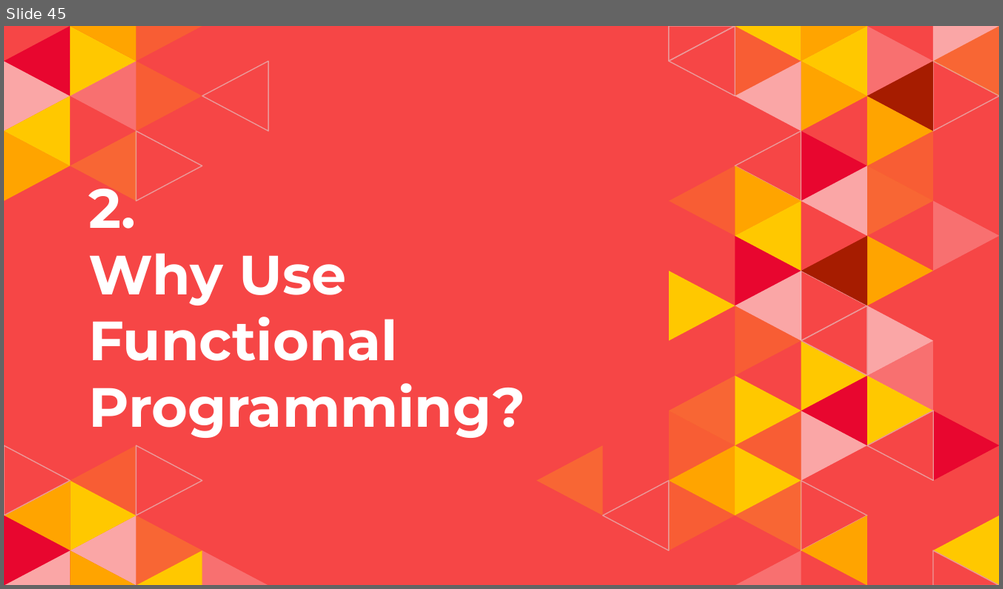
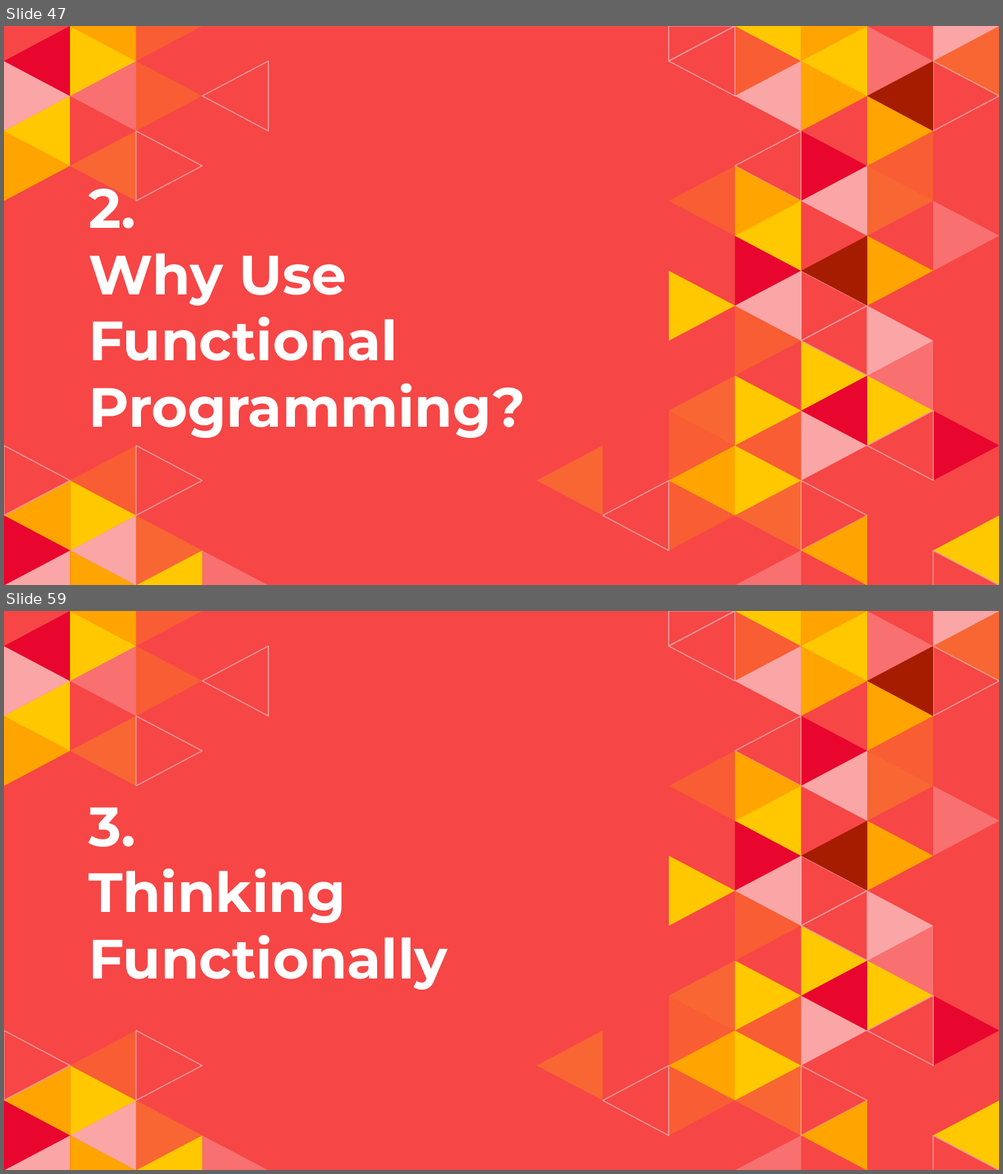
Before and after one commit to geekygirlsarah/talk-a_primer_on_functional_programming, a slide deck: A Primer on Functional Programming.pptx. Shown one above the other, each under a label of ours: slide 45 before the commit, slides 47 and 59 after it; the slides between them are not shown. The pictures are 1003x589 and 1003x1174 pixels, drawn with LibreOffice and Linux fonts; fonts in the diff are those of the drawing. Boxes give left, top, right and bottom in pixels: in the first picture for what was removed or moved away, otherwise in the second. Text is boxed around its words. In the diff, an @@ line names an element or a change of style, - is before the commit and + after.

```diff
--- a/A Primer on Functional Programming.pptx
+++ b/A Primer on Functional Programming.pptx
@@ slide 59 added at [4,611,999,1170], background #F64646; not listed: 78 template elements that a slide beside it also shows @@
@@ title added at [88,807,447,990], 40 pt, text #FFFFFF, bold @@
+3.
+Thinking Functionally
@@ what was slide 45 is now slide 47 @@
```
Also in this commit, not shown: 63 slides changed, 2 other slides added, 1 other file.
